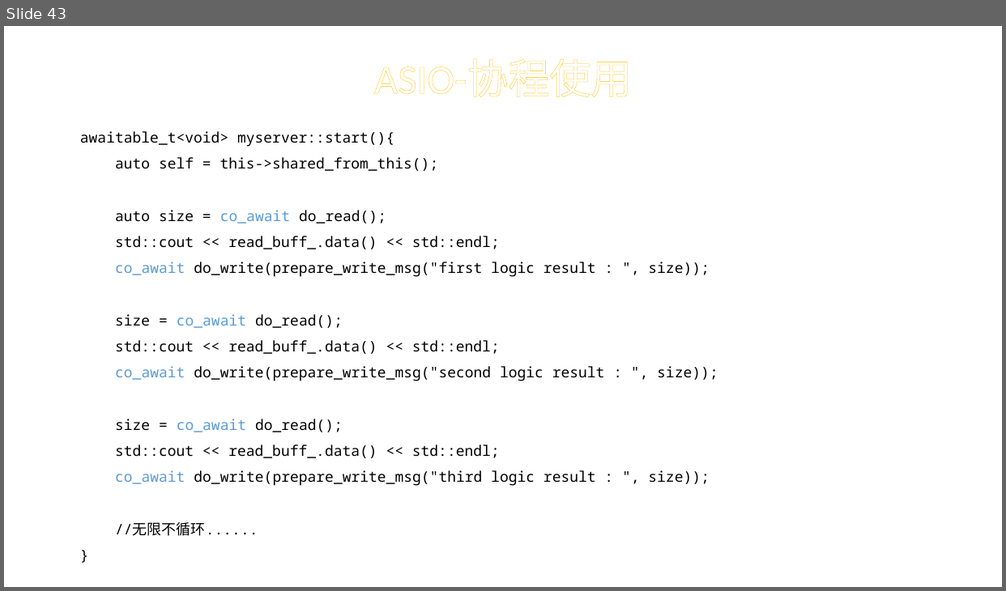
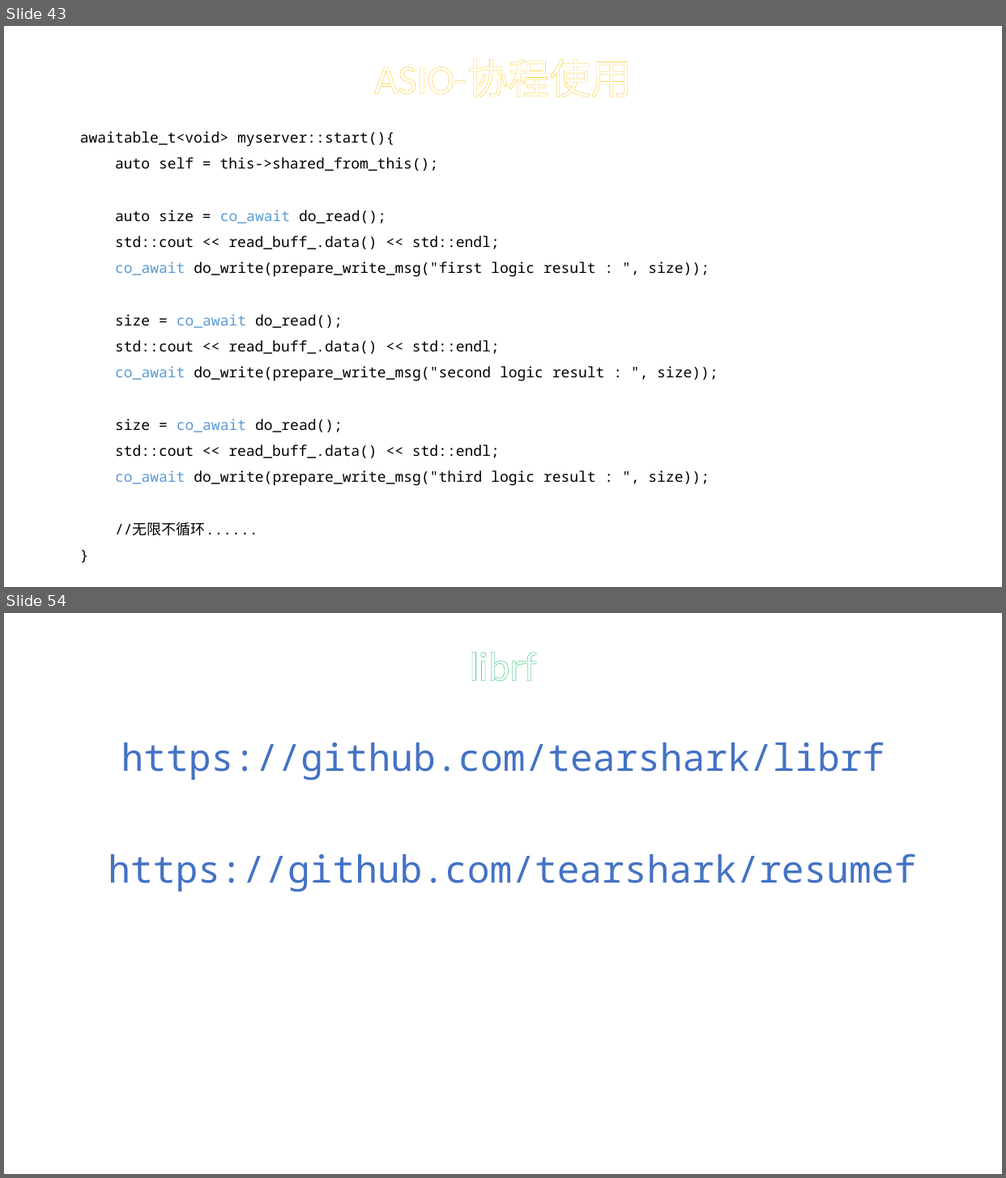
Before and after one commit to tearshark/resumef, a slide deck: Resumef实践.pptx. Shown one above the other, each under a label of ours: slide 43 before the commit, slides 43 and 54 after it; the slides between them are not shown. The pictures are 1006x591 and 1006x1178 pixels, drawn with LibreOffice and Linux fonts; fonts in the diff are those of the drawing. Boxes give left, top, right and bottom in pixels: in the first picture for what was removed or moved away, otherwise in the second. Text is boxed around its words. In the diff, an @@ line names an element or a change of style, - is before the commit and + after.

```diff
--- a/Resumef实践.pptx
+++ b/Resumef实践.pptx
@@ slide 54 added at (x1=4, y1=613, x2=1002, y2=1174), background #FFFFFF @@
@@ title added at (x1=469, y1=652, x2=536, y2=681), 39.6 pt, text #FFFFFF @@
+librf
@@ text added at (x1=121, y1=742, x2=884, y2=781), 36 pt, text #4472C4 @@
+https://github.com/tearshark/librf
@@ text added at (x1=108, y1=854, x2=916, y2=892), 36 pt, text #4472C4 @@
+https://github.com/tearshark/resumef
```
Also in this commit, not shown: 10 other slides added, 1 other file.
